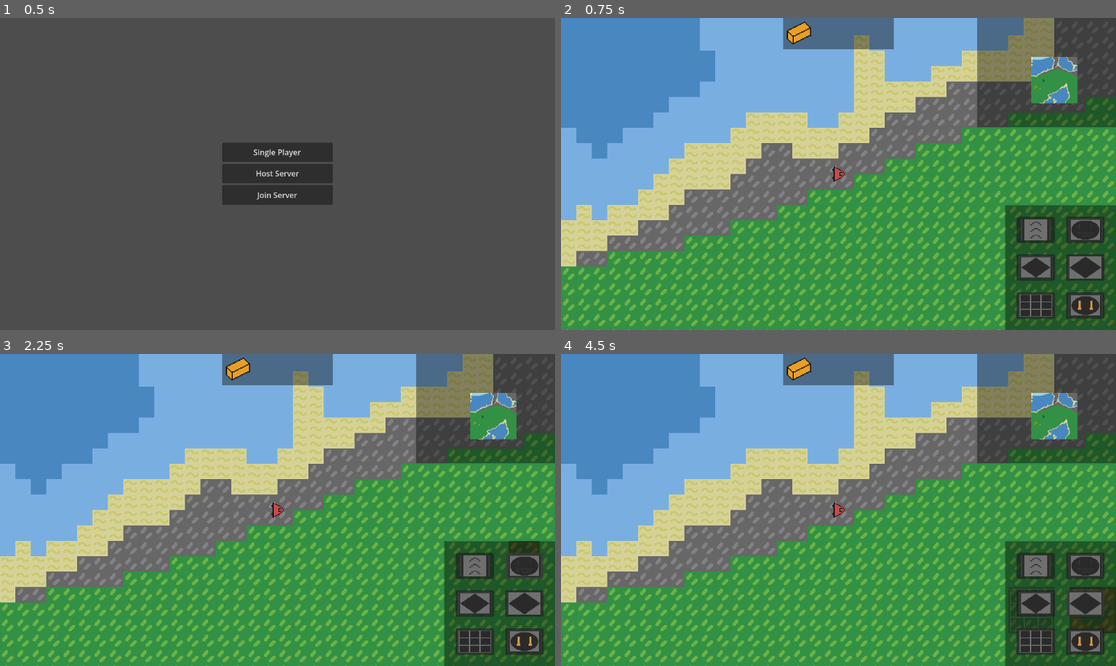
Above: before the commit, frames 1-4 (two rows, left to right).
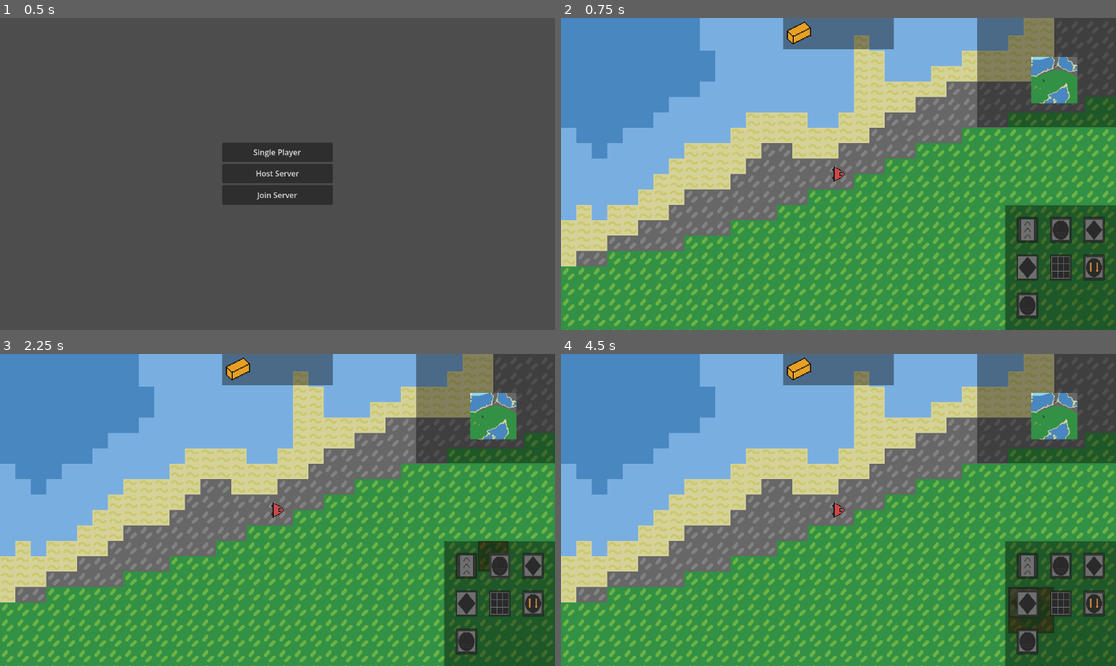
Above: after the commit, the same moments.

Repository: pp1522/Dusty-Mine
Game: Godot game, scene res://Scenes/menu.tscn
Two runs of this game, one before a commit and one after it. Both use one fixed random seed, a clock stepped at 60 frames per second and the inputs below.
Inputs (mouse positions are in pixels of both pictures, inside the frame that each line leads up to; where the layout moved, square brackets give the same spot in the first picture):
- Up to frame 1 (0.5 s): no input
- Up to frame 2 (0.75 s): click "Host Server" at 0.5 s
- Up to frame 3 (2.25 s): click (466, 566) [477, 566] at 1.25 s; click (499, 566) [521, 566] at 2 s
- Up to frame 4 (4.5 s): click (1027, 641) at 2.77 s; click (1093, 566) [1038, 603] at 3.5 s; click (1027, 603) [1082, 603] at 4.25 s

Frame 1 is identical in both runs. In frame 2, 2.6% of the frame differs, in the area x 82-98%, y 63-97%; in frame 3, 3.0%; in frame 4, 3.3%, in the area x 80-100%, y 63-97%.

Commit message:
A small step yet big enough

Diff:
--- /dev/null
+++ b/Building_Data/drill_advance.tres
@@ -0,0 +1,11 @@
+[gd_resource type="Resource" script_class="BuildingButton" format=3 uid="uid://cu5ggyyrsfbbh"]
+
+[ext_resource type="Texture2D" uid="uid://cswgb6s2m1vu5" path="res://Assets/building/drill.png" id="1_vpbhc"]
+[ext_resource type="Script" uid="uid://x6rcbdr5gv2w" path="res://Scripts/button_type.gd" id="2_3yd5x"]
+
+[resource]
+script = ExtResource("2_3yd5x")
+name = "drill_advance"
+image = ExtResource("1_vpbhc")
+size = Vector2(2, 2)
+metadata/_custom_type_script = "uid://x6rcbdr5gv2w"
--- /dev/null
+++ b/Object/building/drill_advance.tscn
@@ -0,0 +1,40 @@
+[gd_scene format=3 uid="uid://bqln0suuedll4"]
+
+[ext_resource type="Texture2D" uid="uid://cswgb6s2m1vu5" path="res://Assets/building/drill.png" id="1_s61w5"]
+[ext_resource type="Script" uid="uid://ch4bidpdfke7m" path="res://Scripts/Building/building.gd" id="2_vk8fx"]
+[ext_resource type="Script" uid="uid://d1uhd70renc6m" path="res://Scripts/Building/drill_property.gd" id="3_cgmdo"]
+[ext_resource type="PackedScene" uid="uid://ba8nv0vfoxffw" path="res://Object/building/building_gui.tscn" id="4_nb52i"]
+
+[sub_resource type="Resource" id="Resource_mckle"]
+script = ExtResource("3_cgmdo")
+drill_hardness = 2
+type = "drill"
+speed = 100
+can_insert_item = false
+metadata/_custom_type_script = "uid://d1uhd70renc6m"
+
+[sub_resource type="SceneReplicationConfig" id="SceneReplicationConfig_rcu5d"]
+properties/0/path = NodePath(".:position")
+properties/0/spawn = true
+properties/0/replication_mode = 1
+properties/1/path = NodePath(".:rotation")
+properties/1/spawn = true
+properties/1/replication_mode = 1
+properties/2/path = NodePath(".:modulate")
+properties/2/spawn = true
+properties/2/replication_mode = 1
+
+[node name="Sprite2D" type="Sprite2D" unique_id=991361083]
+modulate = Color(1, 1, 1, 0.39215687)
+texture = ExtResource("1_s61w5")
+script = ExtResource("2_vk8fx")
+rect = Rect2(0, 0, 64, 64)
+build_type = "drill_advance"
+require_place_on_ore = true
+properties = SubResource("Resource_mckle")
+
+[node name="MultiplayerSynchronizer" type="MultiplayerSynchronizer" parent="." unique_id=532260858]
+process_mode = 4
+replication_config = SubResource("SceneReplicationConfig_rcu5d")
+
+[node name="Control" parent="." unique_id=54836198 instance=ExtResource("4_nb52i")]
--- a/Object/gui.tscn
+++ b/Object/gui.tscn
@@ -12,6 +12,7 @@
 [ext_resource type="Script" uid="uid://2y2rfvvrddfp" path="res://Scripts/resource_type.gd" id="7_xsjf8"]
 [ext_resource type="Resource" uid="uid://cfenjcqmwk7bt" path="res://Building_Data/assembling_machine.tres" id="8_tdig8"]
 [ext_resource type="Resource" uid="uid://bwmwrr3it138x" path="res://Building_Data/gun_turret.tres" id="9_ciigl"]
+[ext_resource type="Resource" uid="uid://cu5ggyyrsfbbh" path="res://Building_Data/drill_advance.tres" id="10_1amfi"]
 [ext_resource type="Script" uid="uid://0pkwohdikd7m" path="res://Scripts/mini_map.gd" id="11_p3hxs"]
 
 [sub_resource type="Resource" id="Resource_lejmp"]
@@ -36,7 +37,8 @@
 anchor_right = 1.0
 anchor_bottom = 1.0
 script = ExtResource("2_xsjf8")
-button = Array[ExtResource("2_yfyb4")]([ExtResource("4_qfdjt"), ExtResource("5_1amfi"), ExtResource("6_kx7dq"), ExtResource("7_1hd82"), ExtResource("8_tdig8"), ExtResource("9_ciigl")])
+button = Array[ExtResource("2_yfyb4")]([ExtResource("4_qfdjt"), ExtResource("5_1amfi"), ExtResource("6_kx7dq"), ExtResource("7_1hd82"), ExtResource("8_tdig8"), ExtResource("9_ciigl"), ExtResource("10_1amfi")])
+button_grid = Vector2i(3, 3)
 
 [node name="ColorRect" type="ColorRect" parent="Building" unique_id=560173485]
 layout_mode = 1
@@ -94,4 +96,14 @@
 grow_horizontal = 2
 grow_vertical = 2
 
+[node name="Inventory" type="Control" parent="." unique_id=786838351]
+visible = false
+layout_mode = 1
+anchor_left = 0.2
+anchor_top = 0.2
+anchor_right = 0.8
+anchor_bottom = 0.8
+grow_horizontal = 2
+grow_vertical = 2
+
 [connection signal="select" from="Building" to="." method="_on_building_select"]
--- a/Scenes/main.tscn
+++ b/Scenes/main.tscn
@@ -32,6 +32,7 @@
 [ext_resource type="Resource" uid="uid://d0188dvx0pcaj" path="res://Terrain_Type/Ores_Data/sand.tres" id="24_6vcvc"]
 [ext_resource type="PackedScene" uid="uid://cs5uvjqclgmru" path="res://Object/building/assembling_machine.tscn" id="24_hpc6h"]
 [ext_resource type="PackedScene" uid="uid://kpuqnea5jivw" path="res://Object/building/gun_turret.tscn" id="25_kltya"]
+[ext_resource type="PackedScene" uid="uid://bqln0suuedll4" path="res://Object/building/drill_advance.tscn" id="26_e08e2"]
 
 [node name="Main" type="Node2D" unique_id=1290030476]
 script = ExtResource("1_fevyy")
@@ -69,6 +70,7 @@
 "barrel": ExtResource("22_6vcvc"),
 "belt": ExtResource("21_6vcvc"),
 "drill": ExtResource("20_ueoa1"),
+"drill_advance": ExtResource("26_e08e2"),
 "gun_turret": ExtResource("25_kltya"),
 "vault": ExtResource("23_7k868")
 })
--- a/Scripts/Building/build.gd
+++ b/Scripts/Building/build.gd
@@ -327,7 +327,8 @@
 			belt.data["Belt_Target"].append(building_tile[pos])
 
 func update_building(building: Building):
-	if building.build_type == "drill":
+	if !building.properties: return
+	if building.properties.type == "drill":
 		if ores_data.size() == 0: return
 		var cover = get_cover(building)
 		var ore_cover: Dictionary = {}
@@ -366,14 +367,15 @@
 				max_ore = ore_cover[ore][1]
 
 		building.data["Ore"] = max_ore
-	elif building.build_type == "belt":
+	elif building.properties.type == "belt":
 		update_belt(building)
 	elif building.properties.can_insert_item:
 		var cover = get_cover(building)
 		for t in cover:
 			var build_arround = get_building_around(t)
 			for b in build_arround:
-				if b.build_type == "belt":
+				if !b.properties: continue
+				if b.properties.type == "belt":
 					update_belt(b)
 
 func _on_gui_building_select(building: String) -> void:
--- a/Scripts/main.gd
+++ b/Scripts/main.gd
@@ -17,8 +17,8 @@
 func _process(_delta: float) -> void:
 	for child in builds.get_children():
 		if !(child.place and !child.remove): continue
-		if child.build_type == "drill":
-			if child.properties.type != "drill": continue
+		if !child.properties: continue
+		if child.properties.type == "drill":
 			if !child.data.has("tick"): child.data["tick"] = 0
 			child.data["tick"] += 1
 
@@ -44,7 +44,7 @@
 						b.item.append(child.item[0])
 						child.item.remove_at(0)
 
-		elif child.build_type == "belt":
+		elif child.properties.type == "belt":
 			if (!child.data.has("Belt_Target") or
 				child.data["Belt_Target"].size() == 0
 			): continue
